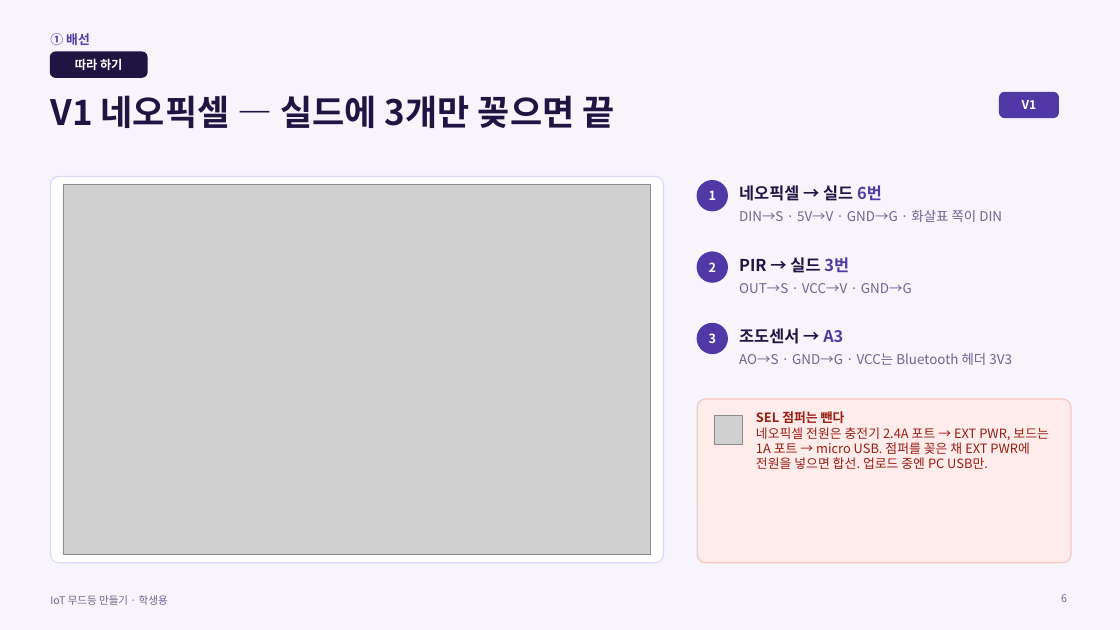
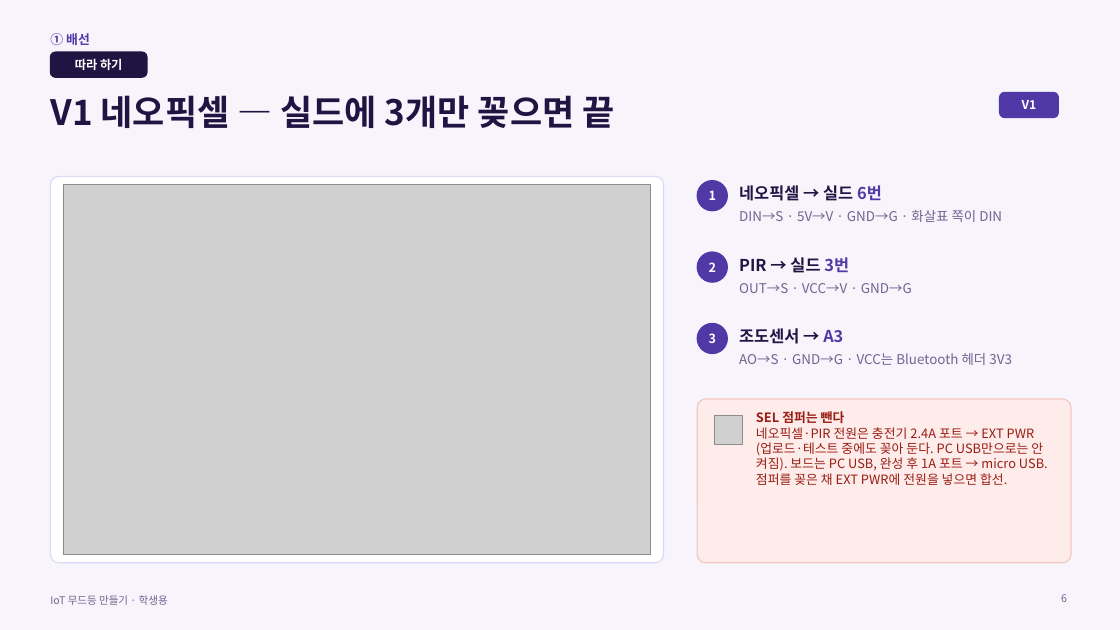
Before and after one commit to ralralra/esp32, a slide deck: slide 6 of iot-mood-lamp/docs/lesson_3h_student.pptx. Drawn at 1120x630 pixels with LibreOffice and Linux fonts; fonts in the diff are those of the drawing; grey boxes stand for pictures. Boxes give left, top, right and bottom in pixels: in the first picture for what was removed or moved away, otherwise in the second. Text is boxed around its words. In the diff, an @@ line names an element or a change of style, - is before the commit and + after.

```diff
--- a/iot-mood-lamp/docs/lesson_3h_student.pptx
+++ b/iot-mood-lamp/docs/lesson_3h_student.pptx
@@ text at bbox=[756, 427, 1048, 485]: text changed @@
-네오픽셀 전원은 충전기 2.4A 포트 → EXT PWR, 보드는 1A 포트 → micro USB. 점퍼를 꽂은 채 EXT PWR에 전원을 넣으면 합선. 업로드 중엔 PC USB만.
+네오픽셀·PIR 전원은 충전기 2.4A 포트 → EXT PWR (업로드·테스트 중에도 꽂아 둔다. PC USB만으로는 안 켜짐). 보드는 PC USB, 완성 후 1A 포트 → micro USB. 점퍼를 꽂은 채 EXT PWR에 전원을 넣으면 합선.
```
Also in this commit, not shown: 1 other slide changed.
